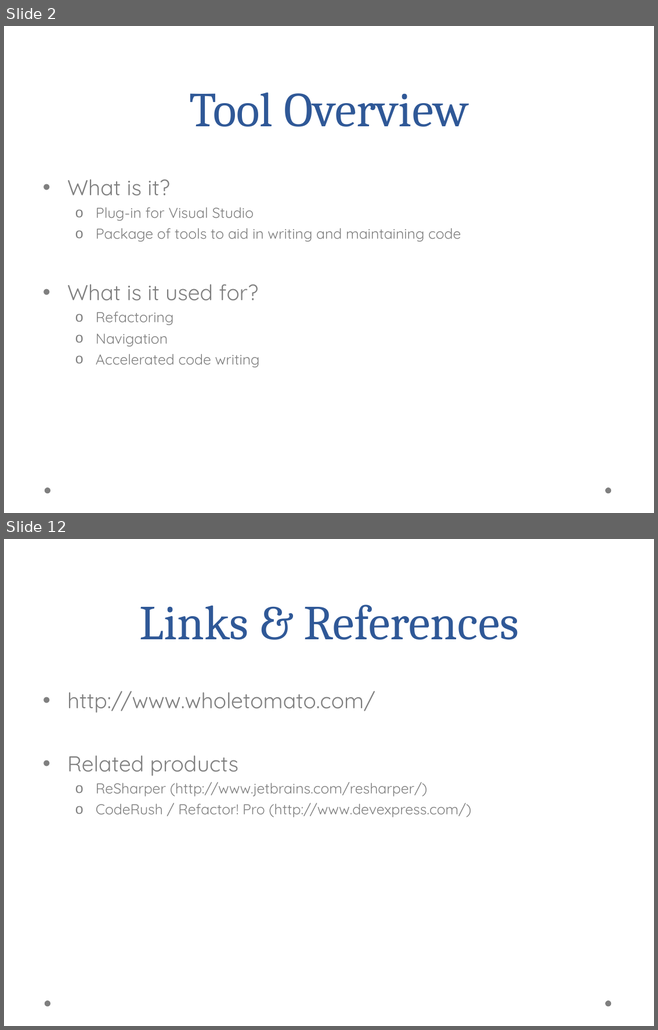
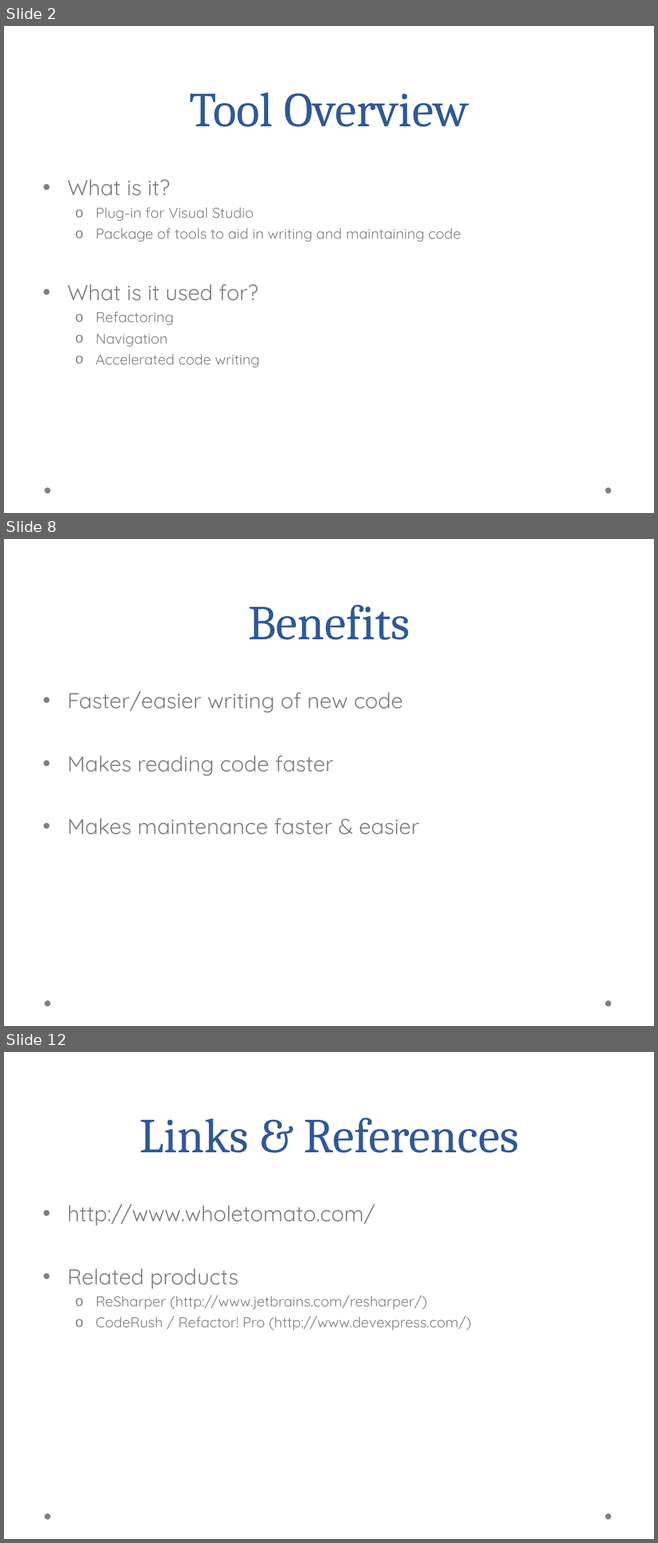
Before and after one commit to aayanqazi/OMSE, a slide deck: 535/Project1.ppt. Shown one above the other, each under a label of ours: slides 2 and 12 before the commit, slides 2, 8 and 12 after it; the slides between them are not shown. The pictures are 658x1030 and 658x1543 pixels, drawn with LibreOffice and Linux fonts; fonts in the diff are those of the drawing; background and template pictures are left out. Boxes give left, top, right and bottom in pixels: in the first picture for what was removed or moved away, otherwise in the second. Text is boxed around its words. In the diff, an @@ line names an element or a change of style, - is before the commit and + after.

```diff
--- a/535/Project1.ppt
+++ b/535/Project1.ppt
@@ slide 8 added at (4,539,654,1026), background picture (left out); not listed: 2 template elements that a slide beside it also shows @@
@@ title added at (248,605,409,640), 54 pt, text #2F5897 @@
+Benefits
@@ text added at (67,691,419,835), 24 pt, text #7F7F7F @@
+• Faster/easier writing of new code
+• Makes reading code faster
+• Makes maintenance faster & easier
```
Also in this commit, not shown: 5 slides changed, 2 other slides added, 3 slides removed.
